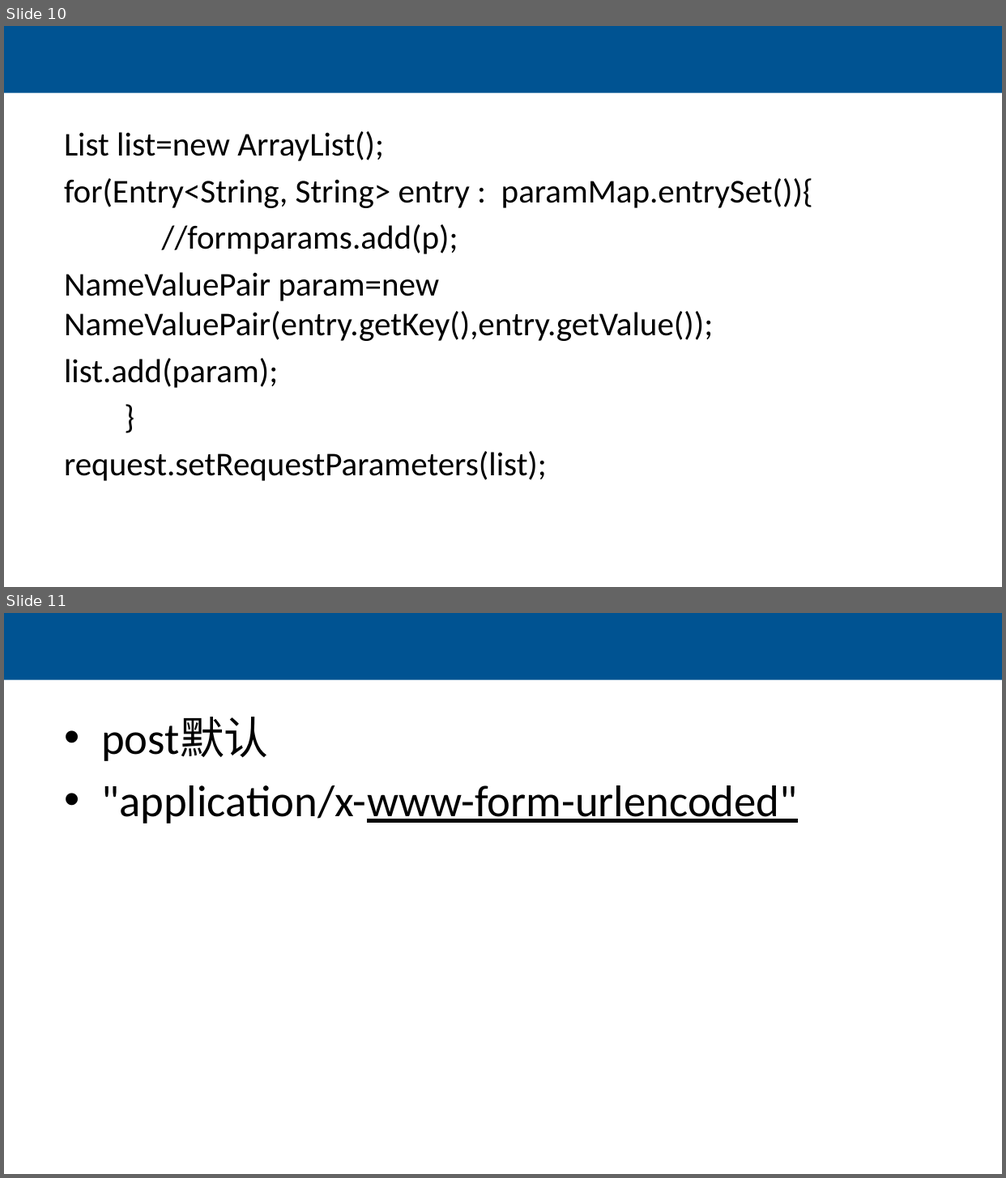
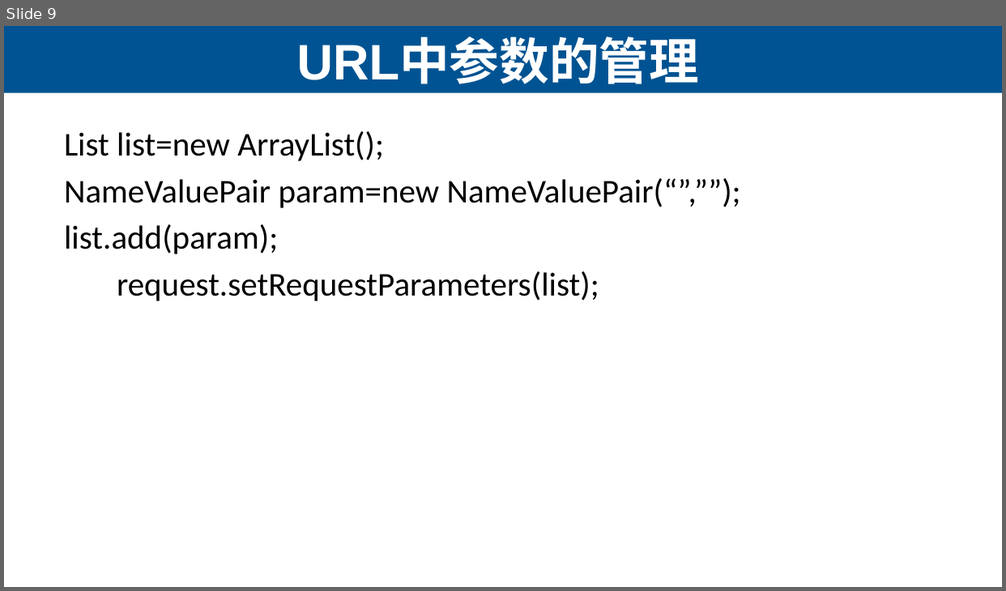
Before and after one commit to edu2act/course-interface-testing, a slide deck: materials/slides/ch04/06 HtmlUnit.pptx. Shown one above the other, each under a label of ours: slides 10 and 11 before the commit, slide 9 after it. The pictures are 1006x1178 and 1006x591 pixels, drawn with LibreOffice and Linux fonts; fonts in the diff are those of the drawing. Boxes give left, top, right and bottom in pixels: in the first picture for what was removed or moved away, otherwise in the second. Text is boxed around its words. In the diff, an @@ line names an element or a change of style, - is before the commit and + after.

```diff
--- a/materials/slides/ch04/06 HtmlUnit.pptx
+++ b/materials/slides/ch04/06 HtmlUnit.pptx
@@ slide 11 removed at [4,613,1002,1174], background #CCE8CF; not listed: 1 template element that a slide beside it also shows @@
@@ text removed at [101,717,797,824] @@
-• post默认
-• "application/x-www-form-urlencoded"
@@ what was slide 10 is now slide 9 @@
@@ slide 9 changed as well @@
@@ background #CCE8CF to #FFFFFF @@
@@ title added at [297,39,699,84], 36 pt, text #FFFFFF, bold @@
+URL中参数的管理
@@ text at [64,131,741,301]: paragraph removed @@
-}
@@ text at [64,178,741,208]: text changed @@
-for(Entry<String, String> entry : paramMap.entrySet()){
-//formparams.add(p);
-NameValuePair param=new NameValuePair(entry.getKey(),entry.getValue());
+NameValuePair param=new NameValuePair(“”,””);
```
Also in this commit, not shown: 8 other slides changed, 1 other slide removed, 50 other files.
